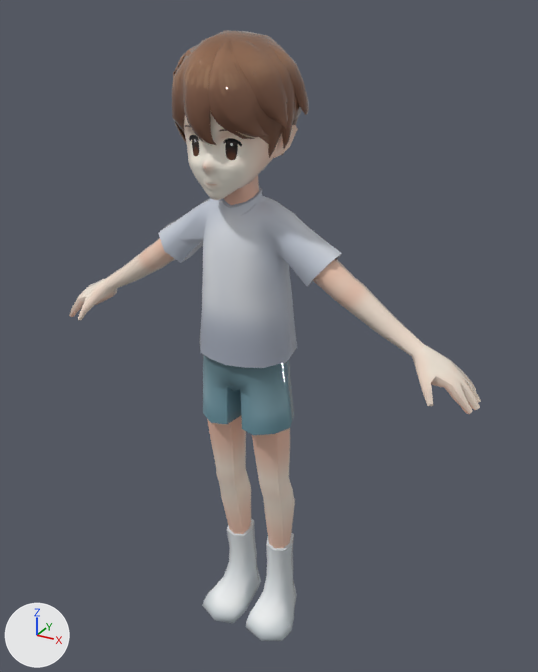
A saved change to the FBX model Assets/Animation/Enemy/Origin/humen_attack_walk.fbx.
Before and after are seen from a 50 mm lens placed at (0.929, -1.567, 1.741), pointed at (0.04, 0.051, 0.932). The lights are fixed; the arrows at lower left show +X, +Y and +Z.

In view in the first picture: 'body'.
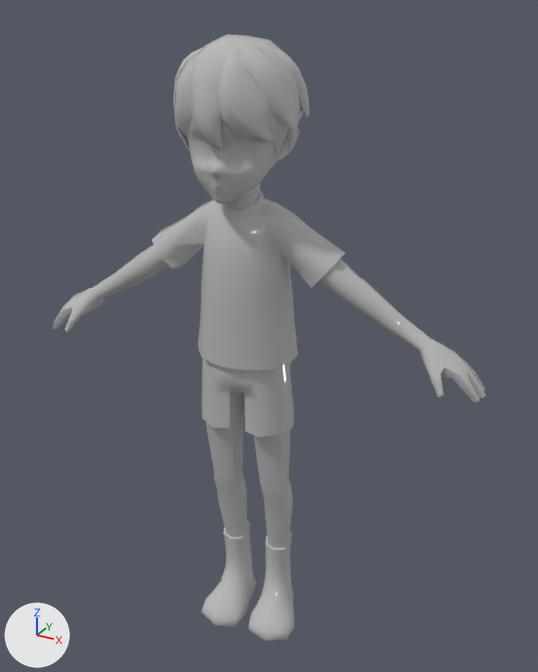
What the commit changed:
Material '23 - Default' (mat_23___default) is new.
Its base color is (0.5, 0.5, 0.5) (grey #bcbcbc).
Its roughness is 0.0.
me_mesh is used by ob_body; location (-0.003, 0.031, -0.023); rotation (0.0607, 0.00363, -0.000255), in degrees (3.5, 0.2, -0); scale (0.01, 0.01, 0.01).
me_mesh had 3192 vertices, 6056 faces and spanned x -62.0..62.0, y -13.0..21.0, z 0.0..172.0.
me_mesh now has 2310 vertices, 4278 faces and spans x -62.0..62.0, y -13.0..21.0, z 0.0..172.0.
me_mesh part 1: 18 vertices moved within x -26.0..19.0, y -11.0..15.0, z 73.0..158.0; 933 vertices removed from x -25.0..25.0, y -11.0..17.0, z 73.0..169.0; 51 vertices added at x -24.0..24.0, y -10.0..8.0, z 74.0..159.0.
me_mesh part 2: 4013 faces spanning x -62.0..62.0, y -13.0..21.0, z 0.0..172.0 switch from mat_material__26 (picture img_t_character_png) to mat_23___default (grey #bcbcbc).
Object 'body' (ob_body) moves from (-0.003, 0.031, -0.023) to (-0.007, 0.03, -0.031).
Object 'body' (ob_body) turns from (3.5, 0.2, -0) to (3.5, 0.2, 7.5) degrees about x, y and z.

Boxes [x1, y1, x2, y2] around the edits, measured in the pictures (538 x 672 px):
'body', reshaped, moved, turned: before [69, 30, 481, 641]; after [53, 34, 486, 641]
part 1 of me_mesh, cut back: before [149, 115, 355, 458]; after [142, 84, 359, 458]
part 2 of me_mesh, recoloured: before [69, 30, 481, 641]; after [53, 34, 486, 641]
